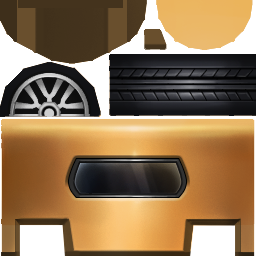
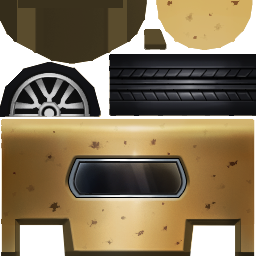
Layered file, before and after one edit (256 x 256). Changes by layer:
painted on "Color Fill 2" over [67, 158, 188, 198]
painted on "Hightlight copy 3" over [1, 194, 255, 256]
painted on "Hightlight copy 2" over [0, 0, 255, 256]
added layer "body copy" in group "base color" over [3, 0, 252, 250]
painted on "body" (2nd of 2, in "Diffuse" › "base color") over [0, 0, 256, 256]
